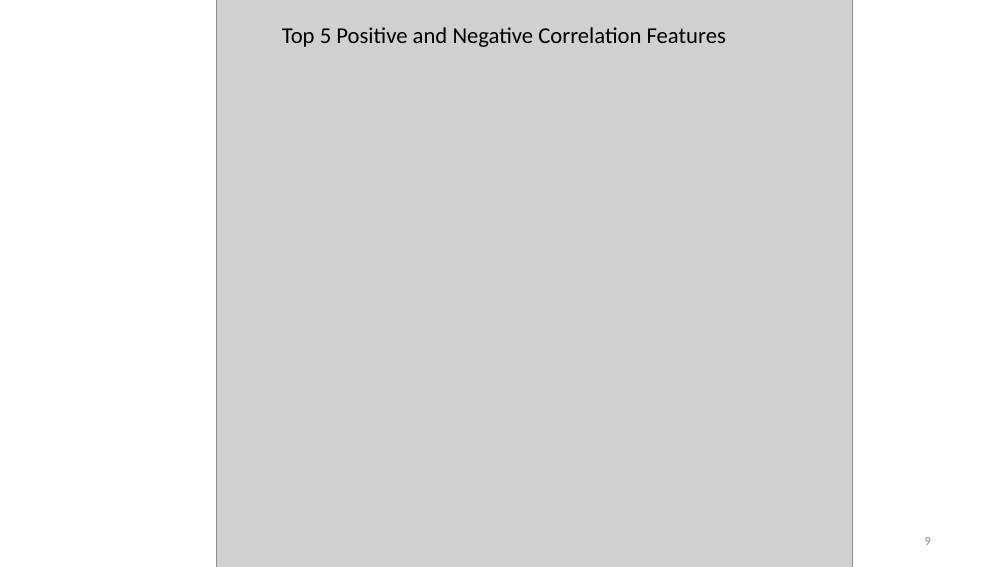
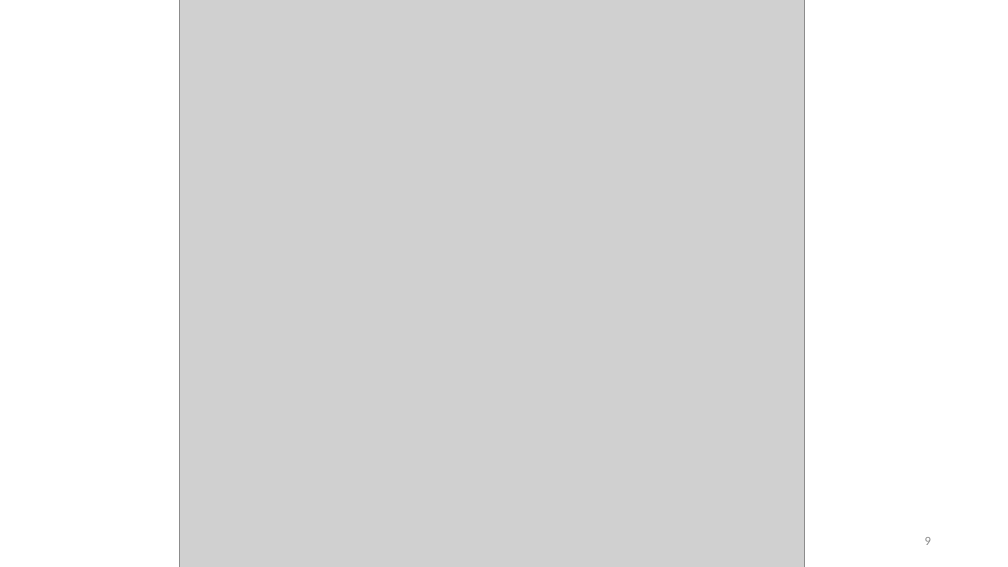
Before and after one commit to michael-a-green/Metis_Project2, a slide deck: slide 9 of Michael_Green_Metis_Project2.pptx. Drawn at 1008x567 pixels with LibreOffice and Linux fonts; fonts in the diff are those of the drawing; grey boxes stand for pictures. Boxes give left, top, right and bottom in pixels: in the first picture for what was removed or moved away, otherwise in the second. Text is boxed around its words. In the diff, an @@ line names an element or a change of style, - is before the commit and + after.

```diff
--- a/Michael_Green_Metis_Project2.pptx
+++ b/Michael_Green_Metis_Project2.pptx
@@ picture: place and size @@
-picture at <box>217,0,852,567</box>
+picture at <box>180,0,805,567</box>
@@ title removed at <box>282,27,726,47</box> @@
-Top 5 Positive and Negative Correlation Features
```
Also in this commit, not shown: 5 other slides changed, 2 other files.
